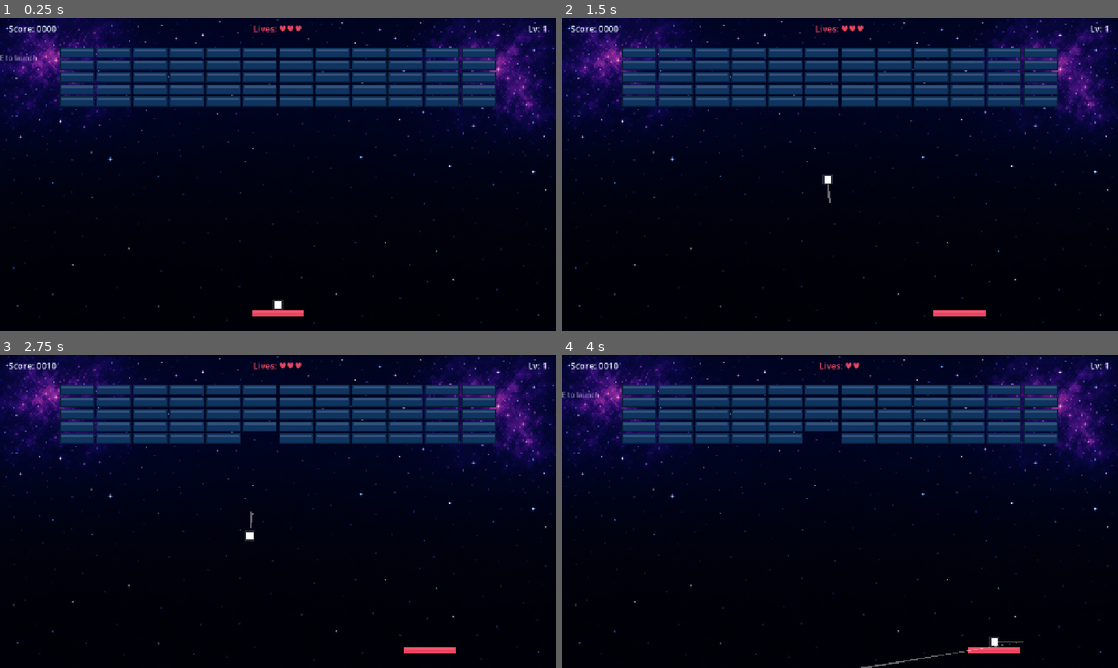
Above: before the commit, frames 1-4 (two rows, left to right).
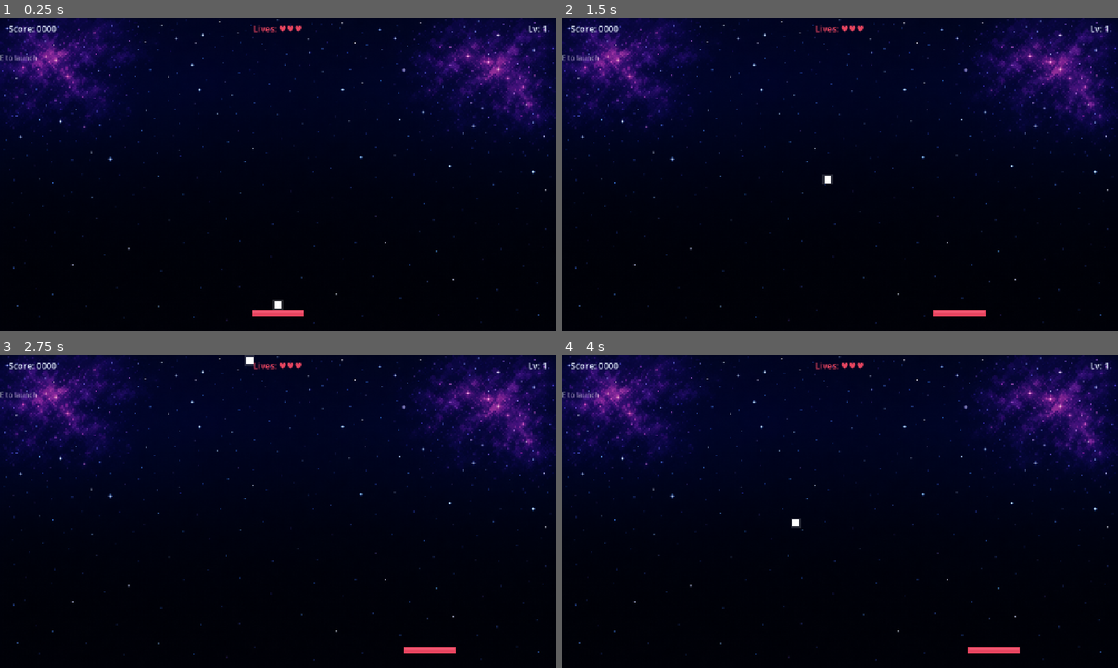
Above: after the commit, the same moments.

Repository: y645259175/GameStudio
Game: Godot game, scene res://scenes/main.tscn
Same seed, same stepped clock (60 frames per second), same inputs: the game is played once before the commit and once after it.
Inputs:
- Up to frame 1 (0.25 s): no input
- Up to frame 2 (1.5 s): tap Space (launch_ball) at 0.5, 1.35 s; hold D (move_right) 0.53-1.28 s; hold Space (launch_ball) 0.53-1.28 s; hold A (move_left) from 1.28 s (still down)
- Up to frame 3 (2.75 s): tap Space (launch_ball) at 2 s; release A (move_left) at 2.03 s; hold D (move_right) from 2.03 s (still down); hold Space (launch_ball) from 2.03 s (still down)
- Up to frame 4 (4 s): release Space (launch_ball) at 2.78 s; tap Space (launch_ball) at 2.85, 3.5 s; release D (move_right) at 3.53 s; hold A (move_left) from 3.53 s (still down); hold Space (launch_ball) from 3.53 s (still down)

The runs differ from the first frame. In frame 1, 12% of the frame differs, in the area x 10-90%, y 9-29%; in frame 2, 12%; in frame 3, 12%; in frame 4, 12%, in the area x 8-90%, y 2-100%.
Error after the commit: Parse Error: Cannot infer the type of "brick_center" variable because the value doesn't have a set type. (res://scripts/main.gd:121)

Commit message:
[fix] breakout: fix ball passing through bricks - move collision to _physics_process, add directional bounce + push-out

Diff:
--- a/projects/breakout/game/scripts/main.gd
+++ b/projects/breakout/game/scripts/main.gd
@@ -22,10 +22,8 @@
 	win_label.visible = false
 	launch_hint.visible = true
 
-	# 拖尾跟踪球
 	ball_trail.ball = ball
 
-	# 连接信号
 	ball.ball_lost.connect(_on_ball_lost)
 	GameManager.game_over.connect(_on_game_over)
 	GameManager.life_lost.connect(_on_life_lost)
@@ -60,8 +58,6 @@
 	launch_hint.visible = false
 	ball.reset()
 	ball_trail.clear_points()
-	set_process(false)
-	set_physics_process(false)
 
 
 func _on_level_cleared() -> void:
@@ -73,45 +69,88 @@
 		launch_hint.visible = false
 		ball.reset()
 		ball_trail.clear_points()
-		set_process(false)
-		set_physics_process(false)
 	else:
 		GameManager.next_level()
 		_start_level()
 
 
-func _process(_delta: float) -> void:
-	# 隐藏发球提示
-	if ball.is_launched and launch_hint.visible:
+func _physics_process(delta: float) -> void:
+	if not ball.is_launched:
+		if launch_hint and not launch_hint.visible:
+			launch_hint.visible = true
+		return
+
+	if launch_hint and launch_hint.visible:
 		launch_hint.visible = false
 
-	# 球与挡板碰撞
-	if ball.is_launched and ball.direction.y > 0:
-		var ball_rect := Rect2(ball.position - Vector2(8, 8), Vector2(16, 16))
-		var paddle_rect := Rect2(
-			paddle.position - Vector2(paddle.current_width / 2.0, 8),
-			Vector2(paddle.current_width, 16)
-		)
-		if ball_rect.intersects(paddle_rect):
-			ball.bounce_off_paddle(paddle.position, paddle.current_width)
-			ball.position.y = paddle.position.y - 20
+	# 球与挡板碰撞（只有球向下移动时才检测）
+	if ball.direction.y > 0:
+		if _check_paddle_collision():
 			camera.shake(2.0)
 
-	# 球与砖块碰撞
-	if ball.is_launched:
-		for brick in get_tree().get_nodes_in_group("bricks"):
-			if not is_instance_valid(brick):
-				continue
-			var brick_rect := Rect2(
-				brick.position - Vector2(40, 12),
-				Vector2(80, 24)
-			)
-			var ball_rect := Rect2(ball.position - Vector2(8, 8), Vector2(16, 16))
-			if ball_rect.intersects(brick_rect):
-				brick.hit()
-				ball.bounce_off_brick()
-				camera.shake(3.0)
-				break
+	# 球与砖块碰撞（检测所有砖块，每帧最多处理一个反弹）
+	_check_brick_collisions()
+
+
+func _check_paddle_collision() -> bool:
+	var ball_rect := _get_ball_rect()
+	var paddle_rect := Rect2(
+		paddle.position - Vector2(paddle.current_width / 2.0, 8),
+		Vector2(paddle.current_width, 16)
+	)
+	if ball_rect.intersects(paddle_rect):
+		ball.bounce_off_paddle(paddle.position, paddle.current_width)
+		# 把球推到挡板上方，防止卡在里面
+		ball.position.y = paddle.position.y - 20
+		return true
+	return false
+
+
+func _check_brick_collisions() -> void:
+	var ball_rect := _get_ball_rect()
+	for brick in get_tree().get_nodes_in_group("bricks"):
+		if not is_instance_valid(brick):
+			continue
+		var brick_rect := Rect2(
+			brick.position - Vector2(40, 12),
+			Vector2(80, 24)
+		)
+		if ball_rect.intersects(brick_rect):
+			# 判断碰撞方向：从哪个方向进入的
+			var ball_center := ball.position
+			var brick_center := brick.position
+
+			# 计算球心到砖块中心的相对位置
+			var diff := ball_center - brick_center
+			# 比较水平和垂直穿透深度来决定反弹方向
+			var overlap_x := (40.0 + 8.0) - abs(diff.x)
+			var overlap_y := (12.0 + 8.0) - abs(diff.y)
+
+			if overlap_x < overlap_y:
+				# 水平碰撞（从左或右撞入）
+				ball.direction.x = -ball.direction.x
+				# 推出
+				if diff.x > 0:
+					ball.position.x = brick.position.x + 40.0 + 8.0
+				else:
+					ball.position.x = brick.position.x - 40.0 - 8.0
+			else:
+				# 垂直碰撞（从上或下撞入）
+				ball.direction.y = -ball.direction.y
+				# 推出
+				if diff.y > 0:
+					ball.position.y = brick.position.y + 12.0 + 8.0
+				else:
+					ball.position.y = brick.position.y - 12.0 - 8.0
+
+			brick.hit()
+			camera.shake(3.0)
+			# 每帧只处理一次反弹，防止穿透多个砖块后方向混乱
+			break
+
+
+func _get_ball_rect() -> Rect2:
+	return Rect2(ball.position - Vector2(8, 8), Vector2(16, 16))
 
 
 func _on_brick_destroyed_visual(pos: Vector2, brick_color: Color, _score: int) -> void:
@@ -122,8 +161,6 @@
 	if (game_over_label.visible or win_label.visible) and event.is_action_pressed("launch_ball"):
 		game_over_label.visible = false
 		win_label.visible = false
-		set_process(true)
-		set_physics_process(true)
 		GameManager.reset_game()
 		_start_level()
 		hud.update_all()
